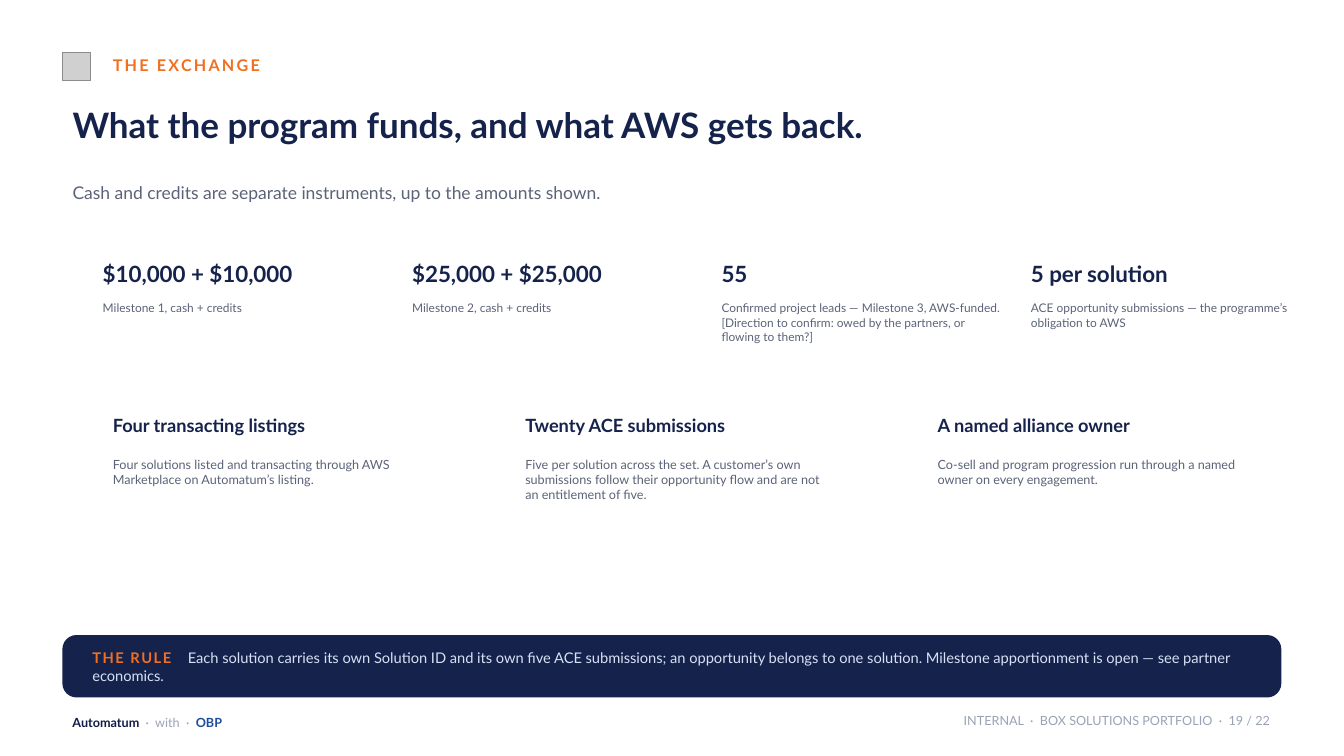
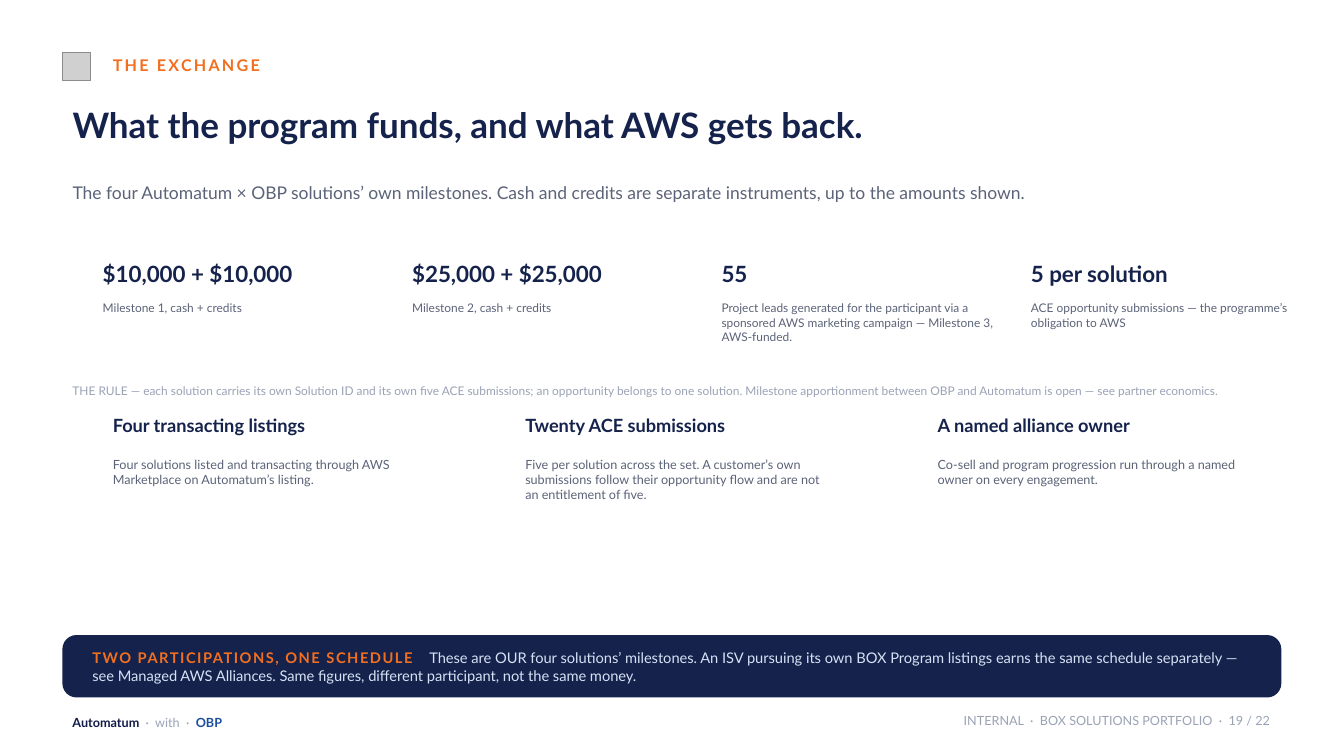
Before and after one commit to KianteEvans/barberbook, a slide deck: slide 19 of docs/deck/BOX_Solutions_Revised.pptx. Drawn at 1344x756 pixels with LibreOffice and Linux fonts; fonts in the diff are those of the drawing; grey boxes stand for pictures; background and template pictures are left out. Boxes give left, top, right and bottom in pixels: in the first picture for what was removed or moved away, otherwise in the second. Text is boxed around its words. In the diff, an @@ line names an element or a change of style, - is before the commit and + after.

```diff
--- a/docs/deck/BOX_Solutions_Revised.pptx
+++ b/docs/deck/BOX_Solutions_Revised.pptx
@@ text at (73, 186, 1025, 202): text changed @@
-Cash and credits are separate instruments, up to the amounts shown.
+The four Automatum × OBP solutions’ own milestones. Cash and credits are separate instruments, up to the amounts shown.
@@ text at (722, 303, 993, 341): text changed @@
-Confirmed project leads — Milestone 3, AWS-funded.
-[Direction to confirm: owed by the partners, or flowing to them?]
+Project leads generated for the participant via a sponsored AWS marketing campaign — Milestone 3, AWS-funded.
@@ text at (72, 386, 1218, 397): text changed; size 10.5 to 8.5 pt; text colour #D7E1F5 to #9AA2B5 @@
-THE RULE Each solution carries its own Solution ID and its own five ACE submissions; an opportunity belongs to one solution. Milestone apportionment is open — see partner economics.
+THE RULE — each solution carries its own Solution ID and its own five ACE submissions; an opportunity belongs to one solution. Milestone apportionment between OBP and Automatum is open — see partner economics.
@@ text "THE RULE — each solution ..." at (72, 386, 1218, 397): vertical alignment middle to top @@
@@ text added at (92, 652, 1223, 684), 10.5 pt, text #D7E1F5 @@
+TWO PARTICIPATIONS, ONE SCHEDULE These are OUR four solutions’ milestones. An ISV pursuing its own BOX Program listings earns the same schedule separately — see Managed AWS Alliances. Same figures, different participant, not the same money.
```
Also in this commit, not shown: 4 other slides changed, 2 other files.
